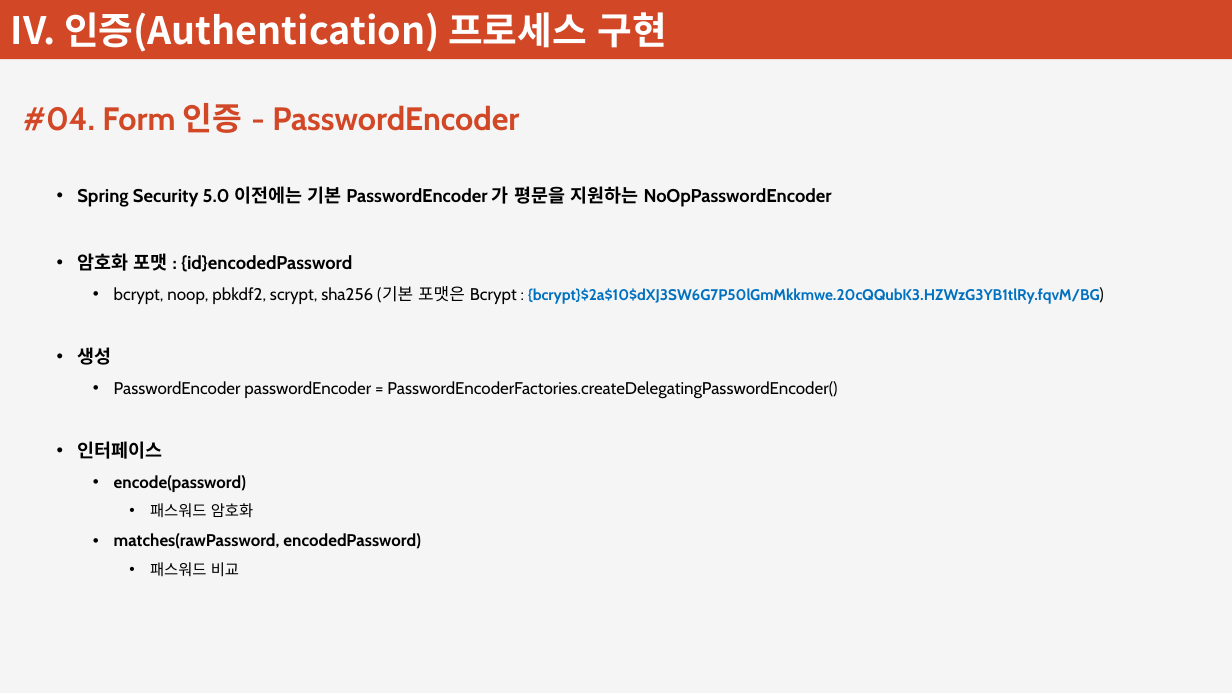
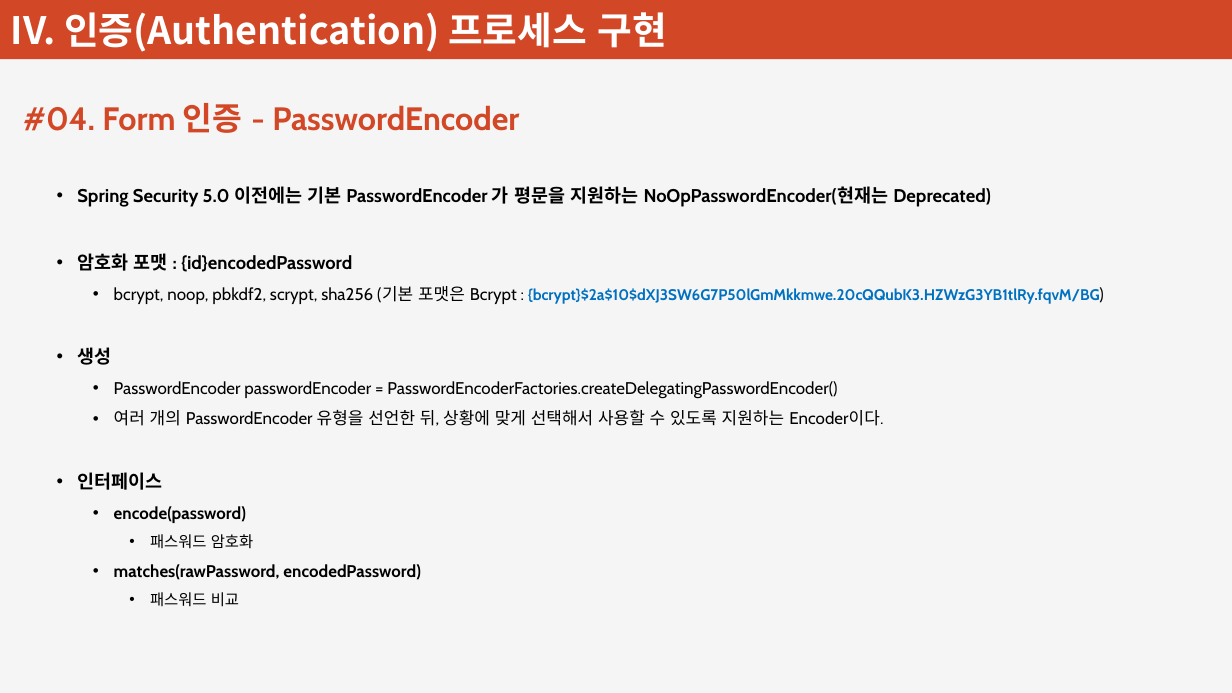
Before and after one commit to plitche/Inflearn_Spring_Security, a slide deck: slide 107 of Document/강의안.pptx. Drawn at 1232x693 pixels with LibreOffice and Linux fonts; fonts in the diff are those of the drawing. Boxes give left, top, right and bottom in pixels: in the first picture for what was removed or moved away, otherwise in the second. Text is boxed around its words. In the diff, an @@ line names an element or a change of style, - is before the commit and + after.

Commit message:
From 인증 - 사용자 등록 / PasswordEncoder

```diff
--- a/Document/강의안.pptx
+++ b/Document/강의안.pptx
@@ text at bbox=[77, 186, 991, 207]: text changed @@
-• Spring Security 5.0 이전에는 기본 PasswordEncoder 가 평문을 지원하는 NoOpPasswordEncoder
+• Spring Security 5.0 이전에는 기본 PasswordEncoder 가 평문을 지원하는 NoOpPasswordEncoder(현재는 Deprecated)
@@ text at bbox=[114, 409, 883, 426]: paragraph added @@
+  • 여러 개의 PasswordEncoder 유형을 선언한 뒤, 상황에 맞게 선택해서 사용할 수 있도록 지원하는 Encoder이다.
```
Also in this commit, not shown: 2 other files.
